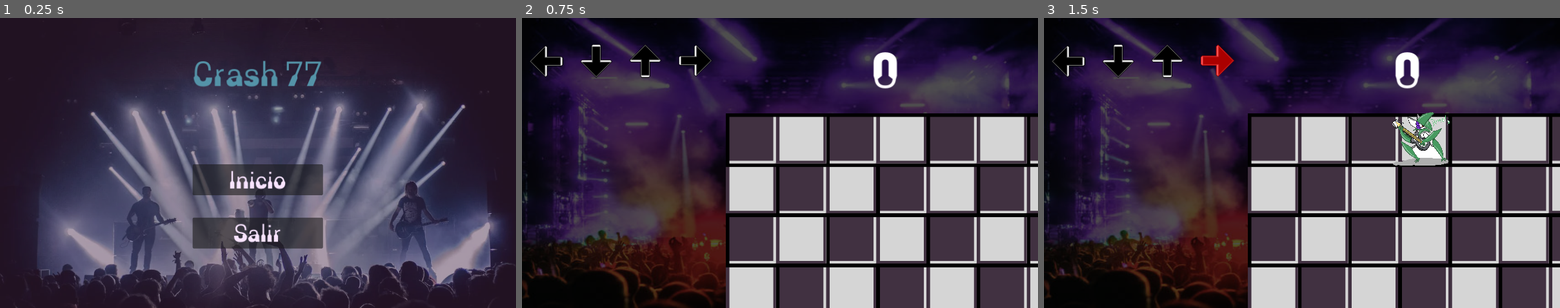
Above: before the commit, frames 1-3 (left to right).
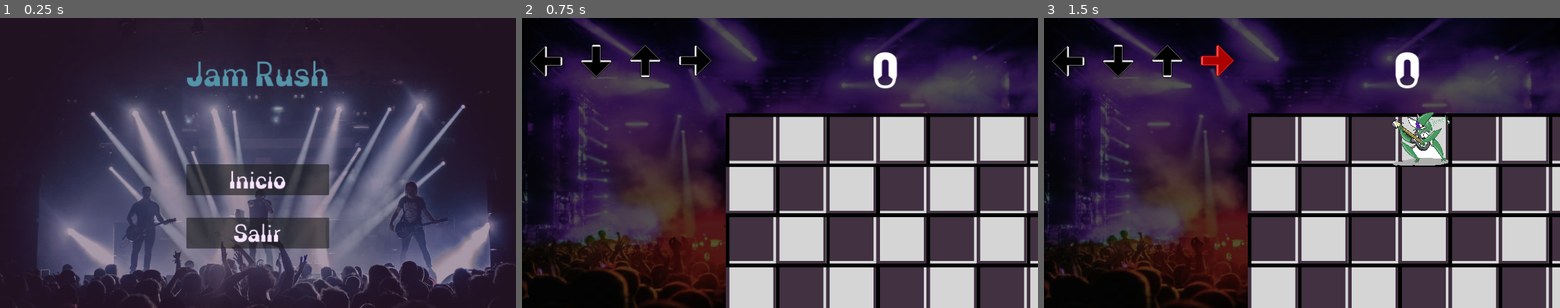
Above: after the commit, the same moments.

Repository: MetalCRT/Videojuego_Crash77
Game: Godot game, scene res://Scenes/Menu.tscn
Same seed, same stepped clock (60 frames per second), same inputs: the game is played once before the commit and once after it.
Inputs (mouse positions are in pixels of both pictures, inside the frame that each line leads up to):
- Up to frame 1 (0.25 s): no input
- Up to frame 2 (0.75 s): click "Inicio" at 0.5 s
- Up to frame 3 (1.5 s): tap Enter at 1.25 s; move the mouse to (1415, 148) at 1.27 s; press the mouse at (1415, 148) at 1.28 s; hold Right (ui_right) from 1.28 s (still down)

The runs differ from the first frame. In frame 1, 1.8% of the frame differs, in the area x 36-64%, y 14-80%; in frame 2, nothing differs; in frame 3, nothing differs.

Commit message:
Titulo Provisorio

Diff:
--- a/Scenes/Menu.tscn
+++ b/Scenes/Menu.tscn
@@ -60,7 +60,7 @@
 theme_override_colors/font_color = Color(0.329412, 0.576471, 0.658824, 1)
 theme_override_fonts/font = ExtResource("2_j7ill")
 theme_override_font_sizes/font_size = 70
-text = "Crash 77"
+text = "Jam Rush"
 horizontal_alignment = 1
 
 [node name="HSeparator" type="HSeparator" parent="PanelContainer/MarginContainer/VBoxContainer"]
--- a/main_scene.tscn
+++ b/main_scene.tscn
@@ -73,11 +73,6 @@
 
 [node name="characters" type="Node2D" parent="."]
 
-[node name="CanvasLayer" type="CanvasLayer" parent="."]
-
-[node name="Menu de pausa" parent="CanvasLayer" instance=ExtResource("9_0qvrh")]
-visible = false
-
 [node name="Score" type="Node2D" parent="."]
 
 [node name="Label" type="Label" parent="Score"]
@@ -91,6 +86,11 @@
 horizontal_alignment = 1
 vertical_alignment = 1
 
+[node name="CanvasLayer" type="CanvasLayer" parent="."]
+
+[node name="Menu de pausa" parent="CanvasLayer" instance=ExtResource("9_0qvrh")]
+visible = false
+
 [connection signal="timeout" from="Timer" to="." method="_on_timer_timeout"]
 [connection signal="timeout" from="Timer2" to="." method="_on_timer_timeout"]
 [connection signal="timeout" from="Timer2" to="." method="_on_timer_2_timeout"]
